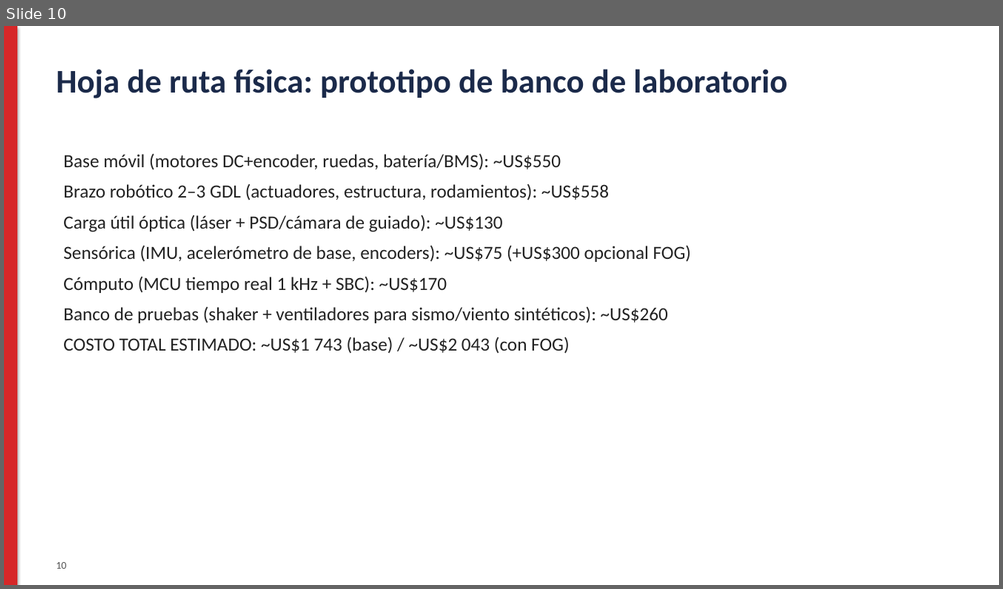
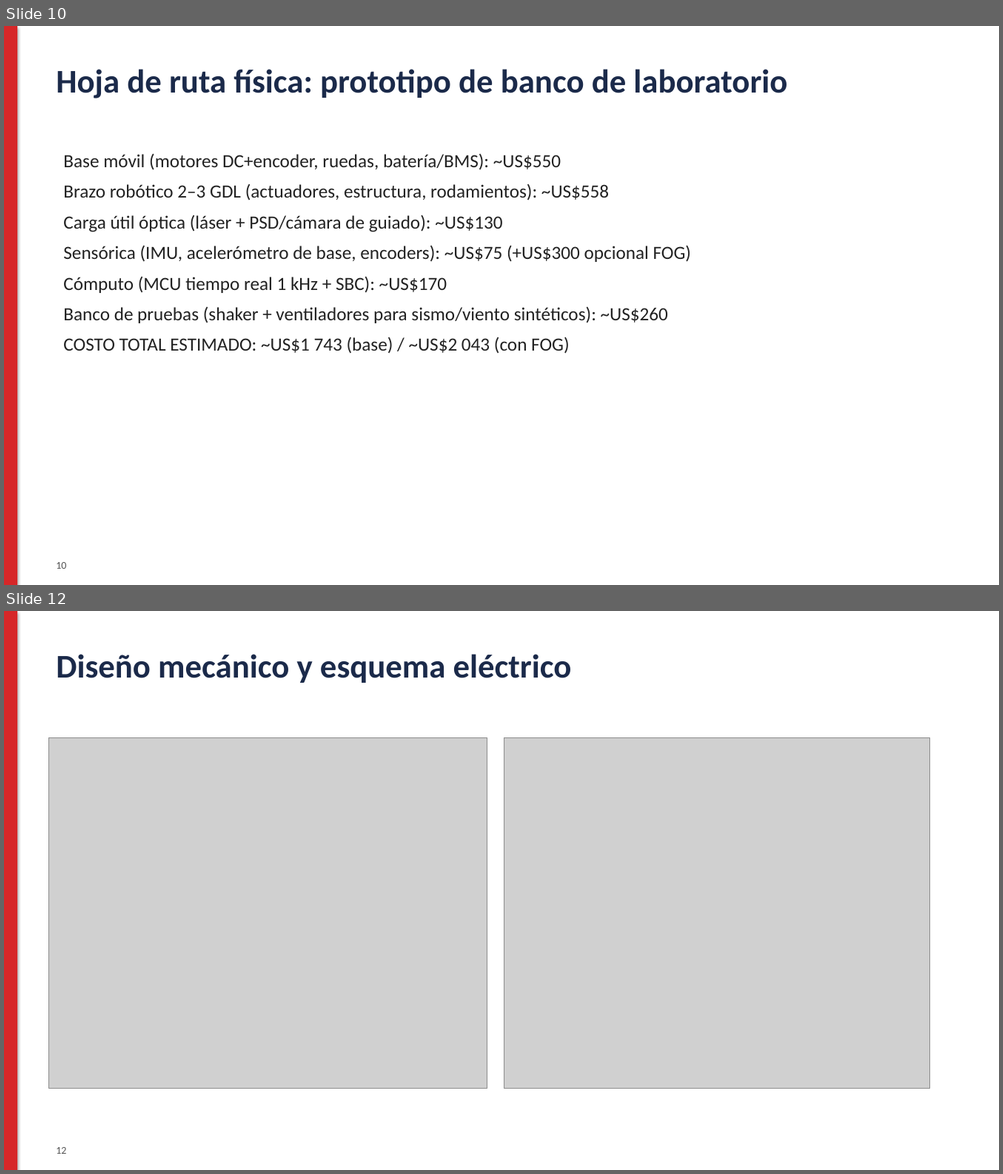
Before and after one commit to urbanatika/control-no-lineal-telescopio-robotico-movil, a slide deck: presentacion/presentacion.pptx. Shown one above the other, each under a label of ours: slide 10 before the commit, slides 10 and 12 after it; the slides between them are not shown. The pictures are 1003x589 and 1003x1174 pixels, drawn with LibreOffice and Linux fonts; fonts in the diff are those of the drawing; grey boxes stand for pictures. Boxes give left, top, right and bottom in pixels: in the first picture for what was removed or moved away, otherwise in the second. Text is boxed around its words. In the diff, an @@ line names an element or a change of style, - is before the commit and + after.

```diff
--- a/presentacion/presentacion.pptx
+++ b/presentacion/presentacion.pptx
@@ slide 12 added at (4, 611, 999, 1170), background #FFFFFF @@
@@ rectangle added at (4, 611, 17, 1170), fill #D62728 @@
@@ text added at (56, 654, 572, 683), 32 pt, text #1B2A4A, bold @@
+Diseño mecánico y esquema eléctrico
@@ picture added at (48, 738, 486, 1088) @@
@@ picture added at (504, 738, 930, 1088) @@
@@ text added at (56, 1147, 66, 1154), 10 pt, text #555555 @@
+12
```
Also in this commit, not shown: 1 slide changed, 2 other slides added, 17 other files.
